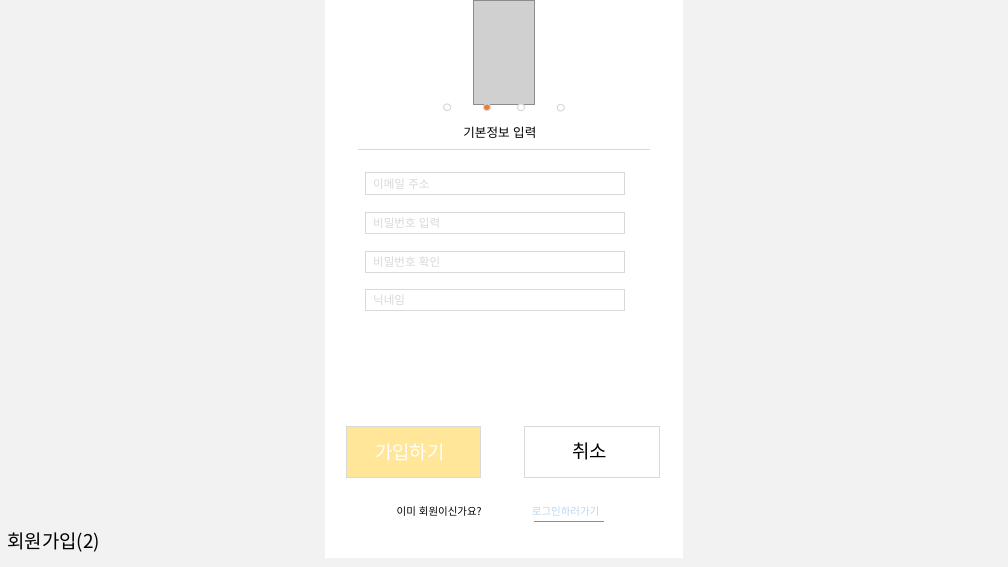
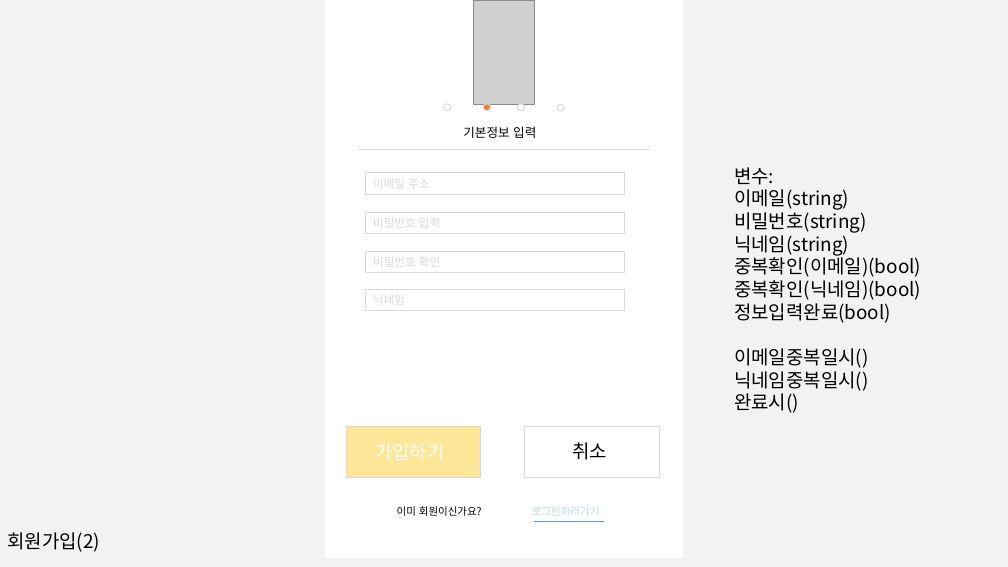
Before and after one commit to What-The-Pork/meeting-log, a slide deck: slide 2 of image/login/회원관리페이지.pptx. Drawn at 1008x567 pixels with LibreOffice and Linux fonts; fonts in the diff are those of the drawing; grey boxes stand for pictures. Boxes give left, top, right and bottom in pixels: in the first picture for what was removed or moved away, otherwise in the second. Text is boxed around its words. In the diff, an @@ line names an element or a change of style, - is before the commit and + after.

```diff
--- a/image/login/회원관리페이지.pptx
+++ b/image/login/회원관리페이지.pptx
@@ text added at <box>734,167,921,413</box>, 18 pt, text #000000 @@
+변수:
+이메일(string)
+비밀번호(string)
+닉네임(string)
+중복확인(이메일)(bool)
+중복확인(닉네임)(bool)
+정보입력완료(bool)
+이메일중복일시()
+닉네임중복일시()
+완료시()
```
Also in this commit, not shown: 10 other slides changed.
